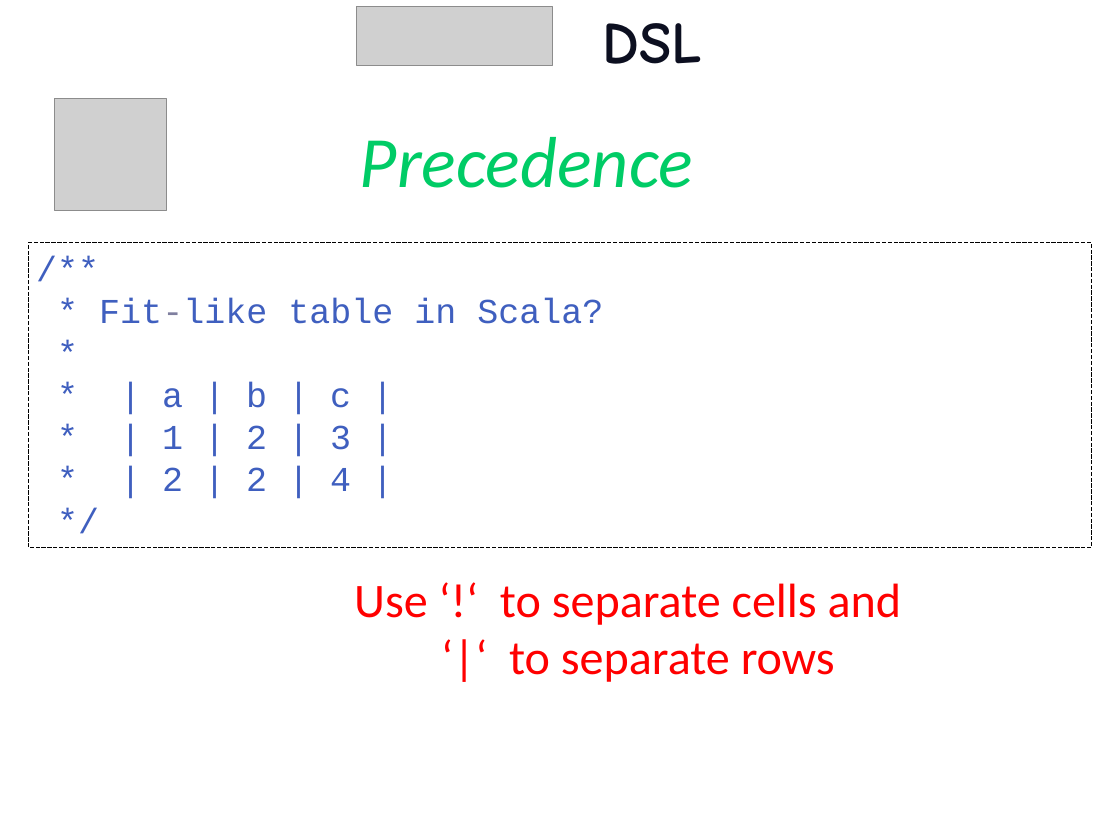
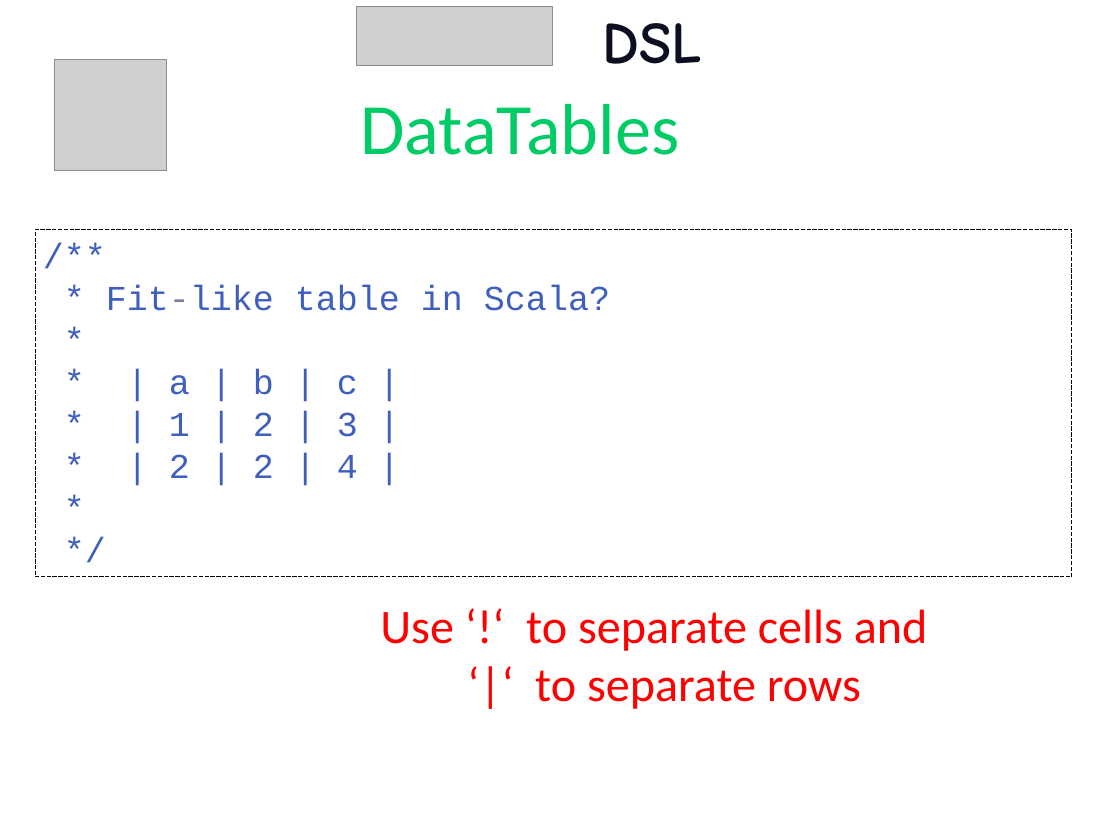
Before and after one commit to etorreborre/oscon-2010, a slide deck: slide 61 of src/main/resources/oscon_2010_specs.pptx (slide 58 before the commit). Drawn at 1120x840 pixels with LibreOffice and Linux fonts; fonts in the diff are those of the drawing; grey boxes stand for pictures; background and template pictures are left out. Boxes give left, top, right and bottom in pixels: in the first picture for what was removed or moved away, otherwise in the second. Text is boxed around its words. In the diff, an @@ line names an element or a change of style, - is before the commit and + after.

```diff
--- a/src/main/resources/oscon_2010_specs.pptx
+++ b/src/main/resources/oscon_2010_specs.pptx
@@ picture: place and size @@
-picture at bbox=[54, 98, 166, 210]
+picture at bbox=[54, 59, 166, 171]
@@ text at bbox=[361, 104, 680, 155]: text changed; italic off @@
-Precedence
+DataTables
@@ text in rectangle at bbox=[35, 230, 1072, 577]: paragraph added @@
+*
@@ rectangle "/**": place and size @@
-rectangle "/**" at bbox=[28, 243, 1092, 547]
+rectangle "/**" at bbox=[35, 230, 1072, 577]
@@ text "Use ‘!‘ to separate cells ...": place and size @@
-text "Use ‘!‘ to separate cells ..." at bbox=[354, 583, 902, 682]
+text "Use ‘!‘ to separate cells ..." at bbox=[380, 609, 928, 709]
```
Also in this commit, not shown: 32 other slides changed, 5 slides added.
